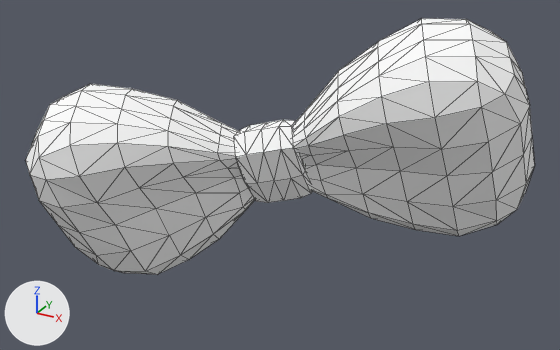
Two versions of the OBJ model src/main/resources/assets/chao_garden/models/cwe02516/bowtie_accessory.obj, one commit apart.
Camera for both pictures: a camera (50 mm lens) standing at (1.151, -1.666, 0.895) and looking at (0.513, -0.506, 0.315). The lights are fixed; the arrows at lower left show +X, +Y and +Z. The picture after the commit comes second. Mesh edges are drawn as thin lines. Where no turn or scale is listed for an object, it has been applied to the vertices. Vertices at exactly the same position are counted once.

Before the edit, the objects in view are built like this:
```python
me_bowtie_accessory = bpy.data.meshes.new('bowtie_accessory')
me_bowtie_accessory.from_pydata(...)  # 356 vertices, 700 faces; spans x 0.062..0.938, y -0.766..-0.234, z 0.063..0.617
# faces by material slot: [592, 108]
me_bowtie_accessory.materials.append(mat_cwe_bow_ff0000ff_0)  # its picture is missing
me_bowtie_accessory.materials.append(mat_cwe_bowmiddle_ff0000ff_0)  # its picture is missing
ob_bowtie_accessory = bpy.data.objects.new('bowtie_accessory', me_bowtie_accessory)
ob_bowtie_accessory.location = (0.0, 0.0, 0.0)
```
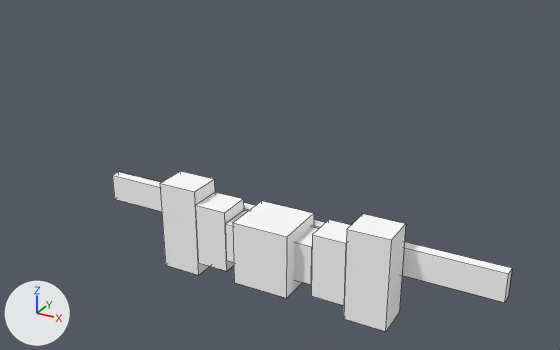
Changed parts and their boxes (x1, y1, x2, y2) in the pictures (560 x 350 px):
'bowtie_accessory', reshaped (21% narrower, 38% shorter)
    before: (26, 18, 535, 275)
    after: (112, 171, 512, 331)
part 1 of me_bowtie_accessory, added
    after: (160, 171, 215, 275)
part 2 of me_bowtie_accessory, added
    after: (195, 192, 244, 271)
part 3 of me_bowtie_accessory, added
    after: (225, 210, 248, 263)
part 4 of me_bowtie_accessory, added
    after: (344, 214, 406, 331)
part 5 of me_bowtie_accessory, added
    after: (311, 220, 351, 305)
part 6 of me_bowtie_accessory, added
    after: (294, 227, 318, 285)
part 7 of me_bowtie_accessory, added
    after: (233, 201, 314, 298)
part 8 of me_bowtie_accessory, added
    after: (112, 172, 512, 302)
part 9 of me_bowtie_accessory, deleted
    before: (293, 18, 535, 236)
part 10 of me_bowtie_accessory, deleted
    before: (26, 84, 255, 275)
part 11 of me_bowtie_accessory, deleted
    before: (234, 120, 312, 203)

What the commit changed:
me_bowtie_accessory is used by ob_bowtie_accessory; location (0.0, 0.0, 0.0).
me_bowtie_accessory had 356 vertices, 700 faces and spanned x 0.062..0.938, y -0.766..-0.234, z 0.063..0.617.
me_bowtie_accessory now has 64 vertices, 48 faces and spans x 0.062..0.938, y -0.562..-0.438, z 0.063..0.252.
me_bowtie_accessory part 1: a new loose piece, a box spanning x 0.252..0.337, y -0.533..-0.463, z 0.063..0.252, in mat_cwe_bow_ff0000ff_0 (its picture is missing).
me_bowtie_accessory part 2: a new loose piece, a box spanning x 0.337..0.405, y -0.533..-0.463, z 0.092..0.223, in mat_cwe_bow_ff0000ff_0 (its picture is missing).
me_bowtie_accessory part 3: a new loose piece, a box spanning x 0.405..0.45, y -0.533..-0.463, z 0.116..0.198, in mat_cwe_bow_ff0000ff_0 (its picture is missing).
me_bowtie_accessory part 4: a new loose piece, a box spanning x 0.663..0.748, y -0.533..-0.463, z 0.063..0.252, in mat_cwe_bow_ff0000ff_0 (its picture is missing).
me_bowtie_accessory part 5: a new loose piece, a box spanning x 0.595..0.663, y -0.533..-0.463, z 0.092..0.223, in mat_cwe_bow_ff0000ff_0 (its picture is missing).
me_bowtie_accessory part 6: a new loose piece, a box spanning x 0.55..0.595, y -0.533..-0.463, z 0.116..0.198, in mat_cwe_bow_ff0000ff_0 (its picture is missing).
me_bowtie_accessory part 7: a new loose piece, a box spanning x 0.442..0.558, y -0.562..-0.453, z 0.092..0.223, in mat_cwe_bowmiddle_ff0000ff_0 (its picture is missing).
me_bowtie_accessory part 8: a new loose piece, a box spanning x 0.062..0.938, y -0.46..-0.438, z 0.143..0.201, in mat_cwe_bow_ff0000ff_0 (its picture is missing).
me_bowtie_accessory part 9: the loose piece of 150 vertices spanning x 0.5..0.938, y -0.564..-0.234, z 0.208..0.617 is deleted.
me_bowtie_accessory part 10: the loose piece of 150 vertices spanning x 0.062..0.502, y -0.766..-0.435, z 0.063..0.472 is deleted.
me_bowtie_accessory part 11: the loose piece of 56 vertices spanning x 0.433..0.568, y -0.576..-0.427, z 0.252..0.421 is deleted.
